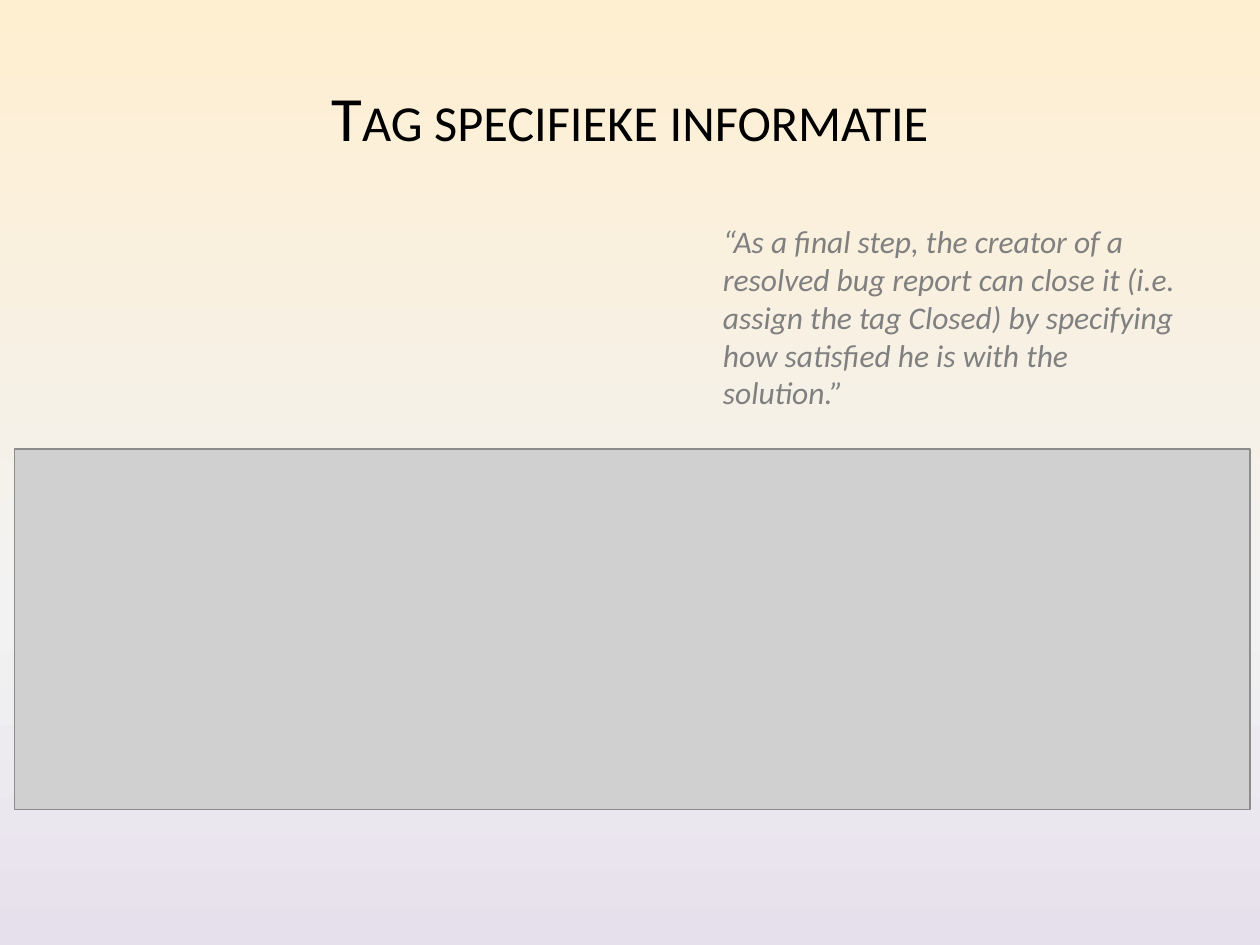
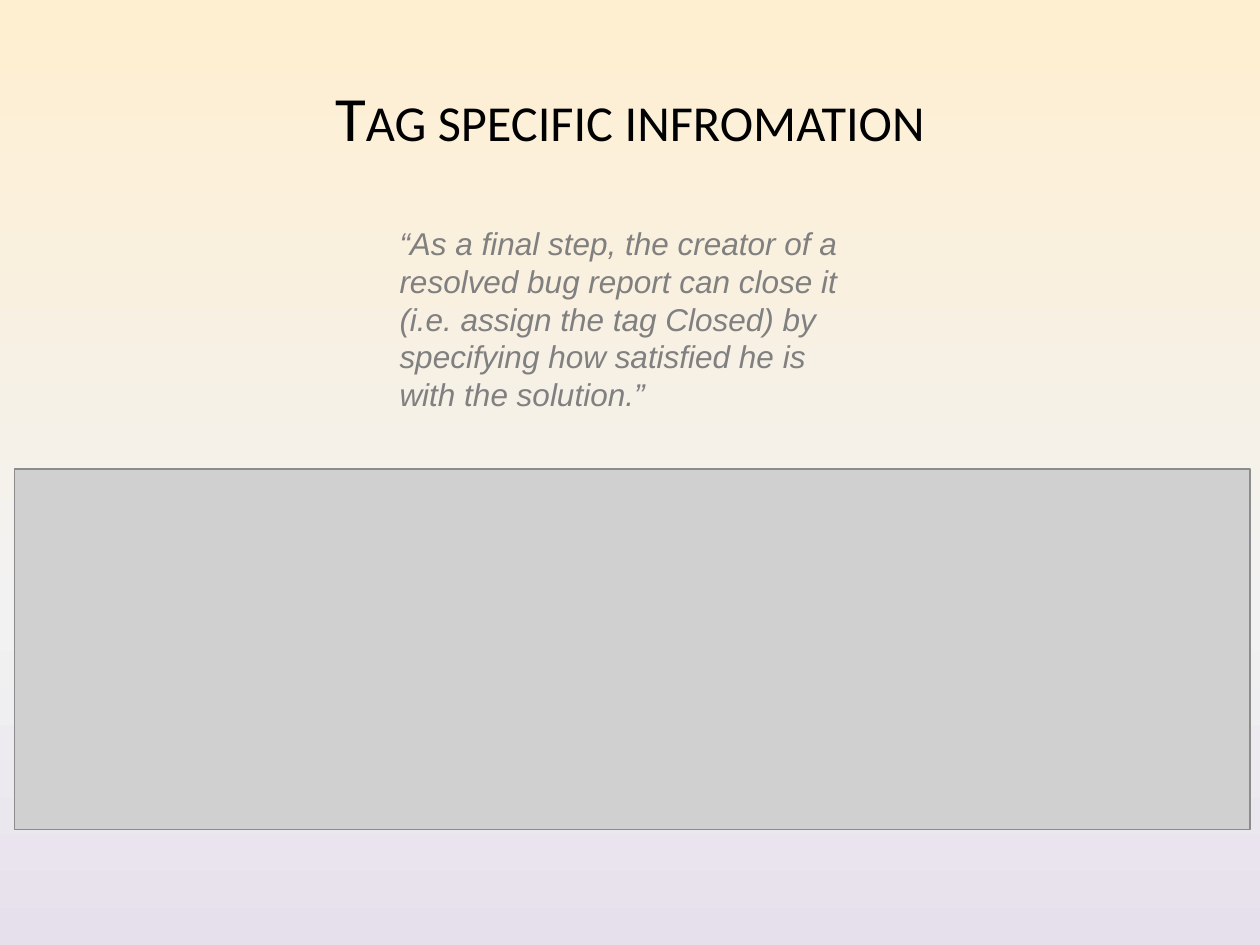
Before and after one commit to Nickelium/Software-Development, a slide deck: slide 11 of Presentaties/Iteratie 2/SWOP Presentatie 2 Inhoud.pptx. Drawn at 1260x945 pixels with LibreOffice and Linux fonts; fonts in the diff are those of the drawing; grey boxes stand for pictures. Boxes give left, top, right and bottom in pixels: in the first picture for what was removed or moved away, otherwise in the second. Text is boxed around its words. In the diff, an @@ line names an element or a change of style, - is before the commit and + after.

```diff
--- a/Presentaties/Iteratie 2/SWOP Presentatie 2 Inhoud.pptx
+++ b/Presentaties/Iteratie 2/SWOP Presentatie 2 Inhoud.pptx
@@ title at [438, 108, 925, 142]: text changed @@
-Tag specifieke informatie
+Tag specific infromation
@@ text "“As a final step, the ...": place and size @@
-text "“As a final step, the ..." at [723, 230, 1175, 404]
+text "“As a final step, the ..." at [400, 232, 837, 406]
@@ text "“As a final step, the ..." at [400, 232, 837, 406]: font Calibri to Arial @@
@@ picture: place and size @@
-picture at [15, 449, 1250, 809]
+picture at [15, 469, 1250, 829]
```
Also in this commit, not shown: 8 other slides changed.
